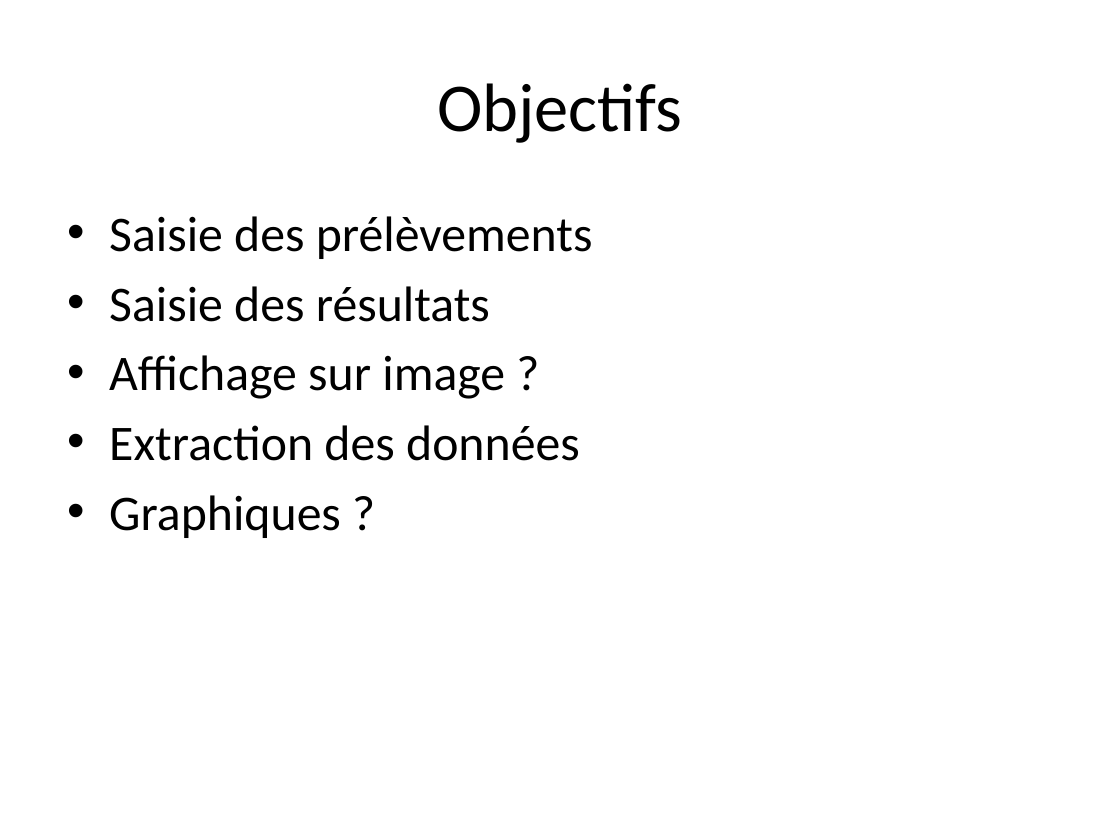
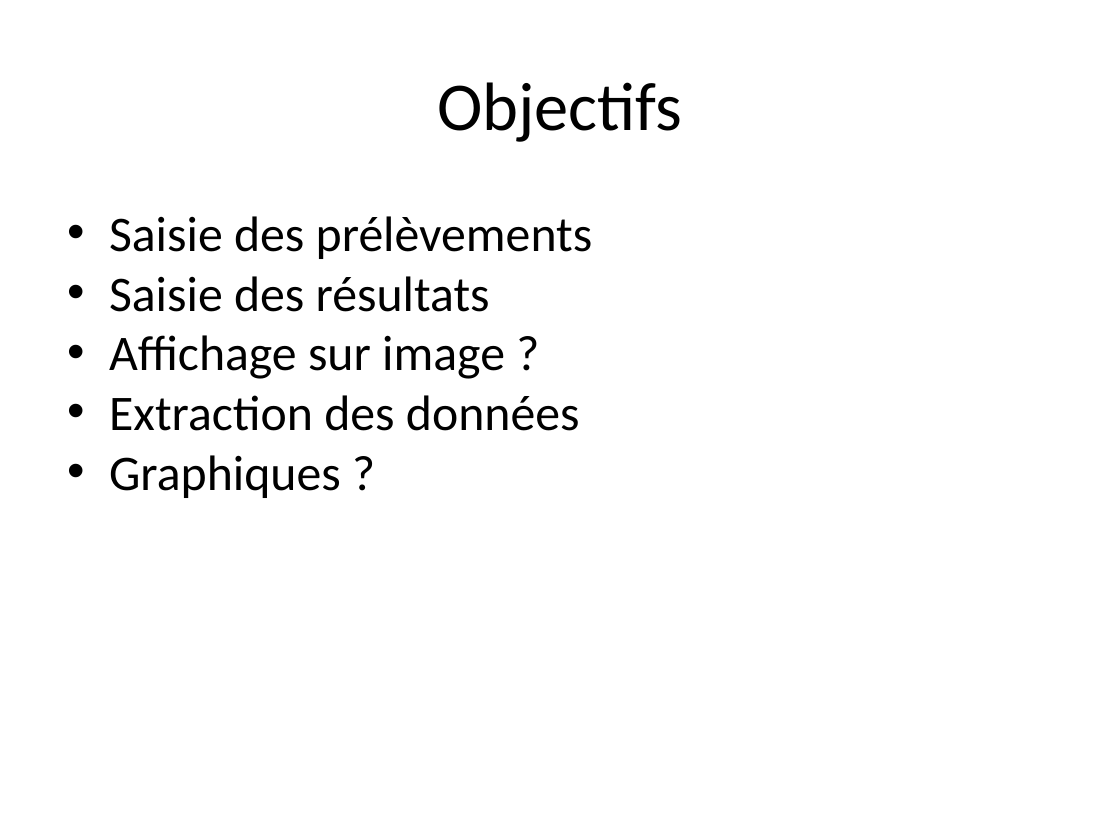
Before and after one commit to liavtavo/controle_microbio, a slide deck: slide 2 of php.pptx. Drawn at 1120x840 pixels with LibreOffice and Linux fonts; fonts in the diff are those of the drawing. Boxes give left, top, right and bottom in pixels: in the first picture for what was removed or moved away, otherwise in the second. Text is boxed around its words. In the diff, an @@ line names an element or a change of style, - is before the commit and + after.

```diff
--- a/php.pptx
+++ b/php.pptx
@@ text "Saisie des prélèvements" at box(109, 216, 593, 498): indent changed; less space between paragraphs @@
```
Also in this commit, not shown: 13 other slides changed, 1 other file.
